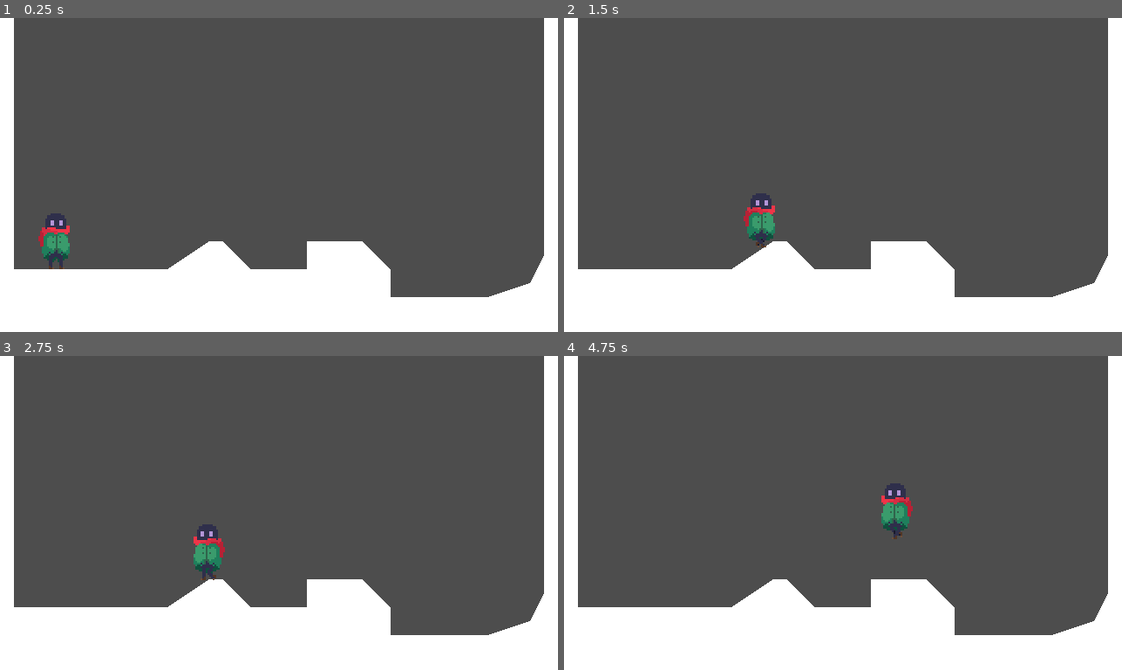
Above: before the commit, frames 1-4 (two rows, left to right).
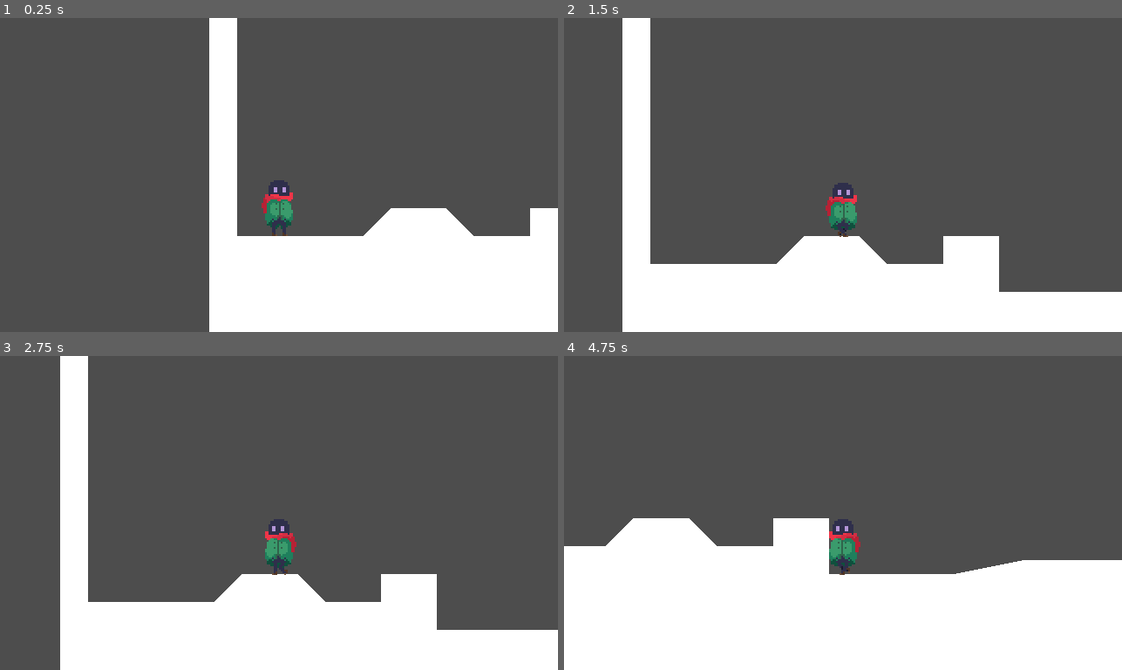
Above: after the commit, the same moments.

Repository: Archit-Pandit/its-still-raining
Game: Godot game, scene res://scenes/cottage.tscn
Two runs of this game, one before a commit and one after it. Both use one fixed random seed, a clock stepped at 60 frames per second and the inputs below.
Inputs:
- Up to frame 1 (0.25 s): no input
- Up to frame 2 (1.5 s): tap Enter at 0.5 s; hold D (walk_right) from 0.53 s (still down); tap W (jump) at 0.77 s
- Up to frame 3 (2.75 s): tap W (jump) at 1.52 s; release D (walk_right) at 2.03 s; hold A (walk_left) from 2.03 s (still down)
- Up to frame 4 (4.75 s): release A (walk_left) at 2.78 s; hold D (walk_right) 2.78-4.28 s; tap W (jump) at 3.02, 3.77, 4.52 s; hold A (walk_left) from 4.28 s (still down)

The runs differ from the first frame. In frame 1, 25% of the frame differs, in the area x 0-100%, y 0-100%; in frame 2, 17%; in frame 3, 17%; in frame 4, 22%.

Commit message:
Added coyote jump and camera follow to the player.

Diff:
--- a/scenes/cottage.tscn
+++ b/scenes/cottage.tscn
@@ -10,7 +10,7 @@
 script = ExtResource("1_u4x3v")
 
 [node name="CollisionPolygon2D" type="CollisionPolygon2D" parent="StaticBody2D"]
-polygon = PackedVector2Array(8, 0, 8, 144, 96, 144, 120, 128, 128, 128, 144, 144, 176, 144, 176, 128, 208, 128, 224, 144, 224, 160, 280, 160, 304, 152, 312, 136, 312, 0, 328, 0, 328, 192, -8, 192, -8, 0)
+polygon = PackedVector2Array(8, 0, 8, 144, 80, 144, 96, 128, 128, 128, 144, 144, 176, 144, 176, 128, 208, 128, 208, 160, 280, 160, 320, 152, 424, 152, 480, 96, 536, 96, 608, 152, 640, 152, 640, 0, 672, 0, 672, 216, -8, 216, -8, 0)
 
 [node name="Polygon2D" type="Polygon2D" parent="StaticBody2D/CollisionPolygon2D"]
 
--- a/scenes/player.tscn
+++ b/scenes/player.tscn
@@ -153,3 +153,11 @@
 animation = &"idle"
 frame = 7
 frame_progress = 0.819612
+
+[node name="CoyoteJump" type="Timer" parent="."]
+wait_time = 0.1
+one_shot = true
+
+[node name="Camera2D" type="Camera2D" parent="."]
+offset = Vector2(0, -35)
+position_smoothing_speed = 1.0
--- a/scripts/PlayerMovement.gd
+++ b/scripts/PlayerMovement.gd
@@ -5,7 +5,9 @@
 const FRIC = 1000.0
 const JUMP_VELOCITY = -250.0
 
+# Node References
 @onready var animSprite = $AnimatedSprite2D
+@onready var coyoteJumpTimer = $CoyoteJump
 
 # Get the gravity from the project settings to be synced with RigidBody nodes.
 var gravity = ProjectSettings.get_setting("physics/2d/default_gravity")
@@ -14,26 +16,24 @@
 	ApplyGrav(delta)
 	HandleJump()
 
-	# Get the input inputDir and handle the movement/deceleration.
-	# As good practice, you should replace UI actions with custom gameplay actions.
 	var inputDir = Input.get_axis("walk_left", "walk_right")
 
 	ApplyAcceleration(inputDir, delta)
 	ApplyFriction(inputDir, delta)
 
 	HandleAnim(inputDir)
+	HandleMoveNSlide()
 
-	move_and_slide()
 
 func ApplyGrav(delta):
 	if not is_on_floor():
 		velocity.y += gravity * delta
 
 func HandleJump():
-	if is_on_floor():
+	if is_on_floor() or coyoteJumpTimer.time_left > 0.0:
 		if Input.is_action_just_pressed("jump"):
 			velocity.y = JUMP_VELOCITY
-	else:
+	if not is_on_floor():
 		if Input.is_action_just_released("jump") and velocity.y <= JUMP_VELOCITY / 2:
 			velocity.y = JUMP_VELOCITY / 2
 
@@ -52,3 +52,14 @@
 		animSprite.play("run")
 	else:
 		animSprite.play("idle")
+
+func HandleMoveNSlide():
+	var wasOnFloor = is_on_floor()
+
+	#CharacterBody2D function
+	move_and_slide()
+
+	var isOffFloor = wasOnFloor and not is_on_floor() and velocity.y >= 0
+
+	if isOffFloor:
+		coyoteJumpTimer.start()
